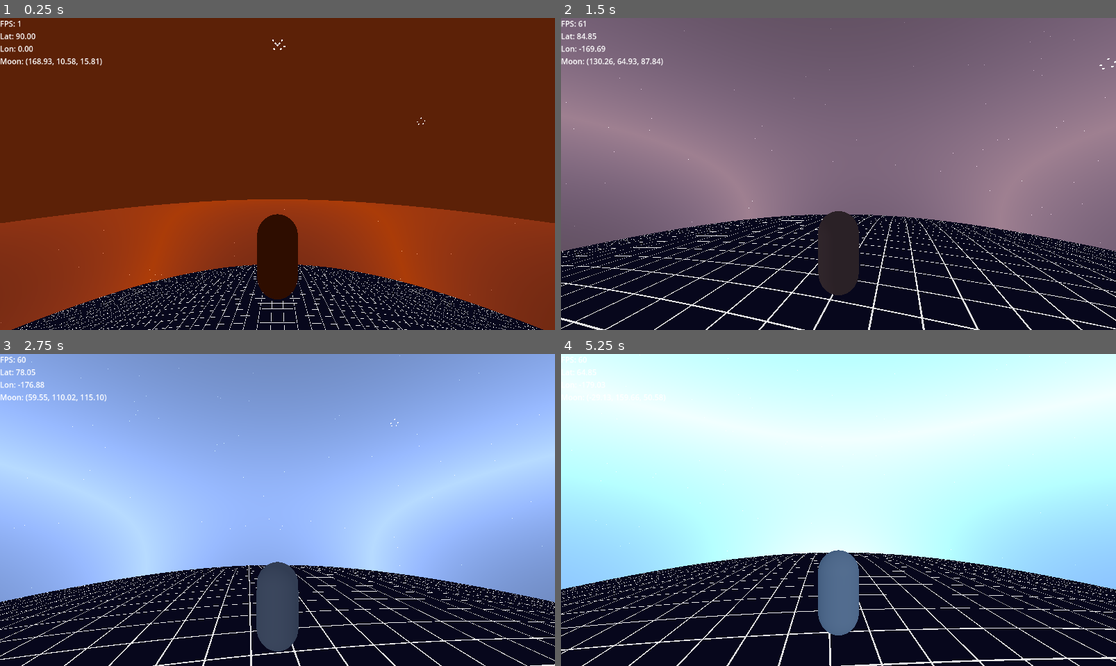
Above: before the commit, frames 1-4 (two rows, left to right).
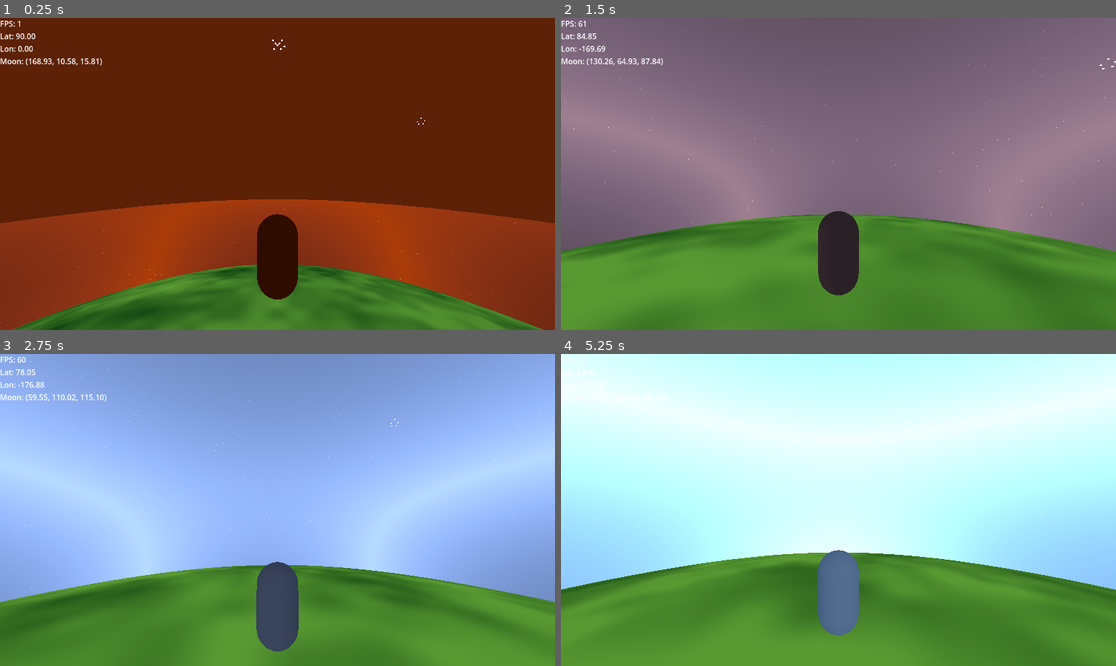
Above: after the commit, the same moments.

Repository: valfrom/LittlePlanet
Game: Godot game, scene res://world.tscn
Same seed, same stepped clock (60 frames per second), same inputs: the game is played once before the commit and once after it.
Inputs (mouse positions are in pixels of both pictures, inside the frame that each line leads up to):
- Up to frame 1 (0.25 s): no input
- Up to frame 2 (1.5 s): move the mouse to (866, 174) at 0.52 s; hold W (move_forward) from 0.53 s (still down); tap Space (jump) at 0.77 s; move the mouse to (810, 174) at 1.27 s
- Up to frame 3 (2.75 s): keep holding W (move_forward); tap Space (jump) at 1.52 s; move the mouse to (288, 503) at 2.02 s
- Up to frame 4 (5.25 s): keep holding W (move_forward); move the mouse to (832, 516) at 2.77 s; tap Space (jump) at 3.02, 3.77, 4.52 s; move the mouse to (877, 513) at 3.52 s; move the mouse to (794, 506) at 4.27 s; move the mouse to (844, 510) at 5.02 s

The runs differ from the first frame. In frame 1, 12% of the frame differs, in the area x 2-98%, y 79-100%; in frame 2, 31%, in the area x 0-100%, y 63-100%; in frame 3, 26%; in frame 4, 30%.

Commit message:
Create lush windy grass shader

Diff:
--- a/CurvedPlanetGrid.gdshader
+++ b/CurvedPlanetGrid.gdshader
@@ -1,8 +1,12 @@
 shader_type spatial;
-render_mode unshaded, world_vertex_coords;
+render_mode unshaded, world_vertex_coords, cull_disabled;
 
 uniform float curvature = 0.0005;
-uniform float line_width = 0.02;
+uniform vec3 grass_dark = vec3(0.02, 0.2, 0.05);
+uniform vec3 grass_light = vec3(0.35, 0.6, 0.2);
+uniform float patch_scale = 0.15;
+uniform float wind_speed = 0.8;
+uniform float wind_strength = 0.25;
 
 varying vec3 world_pos;
 
@@ -15,18 +19,43 @@
     VERTEX.y -= curvature * d * d;
 }
 
+float hash(vec2 p)
+{
+    // Cheap pseudo random generator for color breakup.
+    return fract(sin(dot(p, vec2(127.1, 311.7))) * 43758.5453123);
+}
+
+float smooth_noise(vec2 p)
+{
+    vec2 i = floor(p);
+    vec2 f = fract(p);
+
+    float a = hash(i);
+    float b = hash(i + vec2(1.0, 0.0));
+    float c = hash(i + vec2(0.0, 1.0));
+    float d = hash(i + vec2(1.0, 1.0));
+
+    vec2 u = f * f * (3.0 - 2.0 * f);
+
+    return mix(a, b, u.x) + (c - a) * u.y * (1.0 - u.x) + (d - b) * u.x * u.y;
+}
+
 void fragment()
 {
-    vec2 p = world_pos.xz;
-    vec2 f = fract(p);
-    vec2 d = abs(f - 0.5);
+    vec2 p = world_pos.xz * patch_scale;
 
-    float line_x = step(0.5 - line_width, 0.5 - d.x);
-    float line_y = step(0.5 - line_width, 0.5 - d.y);
-    float line = max(line_x, line_y);
+    float base_noise = smooth_noise(p);
+    float detail_noise = smooth_noise(p * 4.0);
 
-    vec3 base = vec3(0.05, 0.05, 0.12);
-    vec3 line_color = vec3(0.9, 0.9, 0.9);
+    float variation = mix(base_noise, detail_noise, 0.35);
 
-    ALBEDO = mix(base, line_color, line);
+    float wind_phase = dot(world_pos.xz, vec2(0.02, 0.04)) + TIME * wind_speed;
+    float wind = sin(wind_phase) * 0.5 + 0.5;
+    float wind_light = wind * wind_strength;
+
+    float lushness = clamp(variation + wind_light, 0.0, 1.0);
+
+    vec3 color = mix(grass_dark, grass_light, lushness);
+
+    ALBEDO = color;
 }
